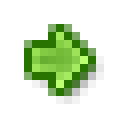
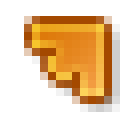
The second 128 x 128 image is a revision of the first. Changes to its layers:
hid group "green" (23 layers) over <box>24,16,112,104</box>
showed group "red" (34 layers) over <box>24,16,112,112</box>
showed group "right_up" (1st of 4, in "red") (1 layers) over <box>32,24,104,96</box>
